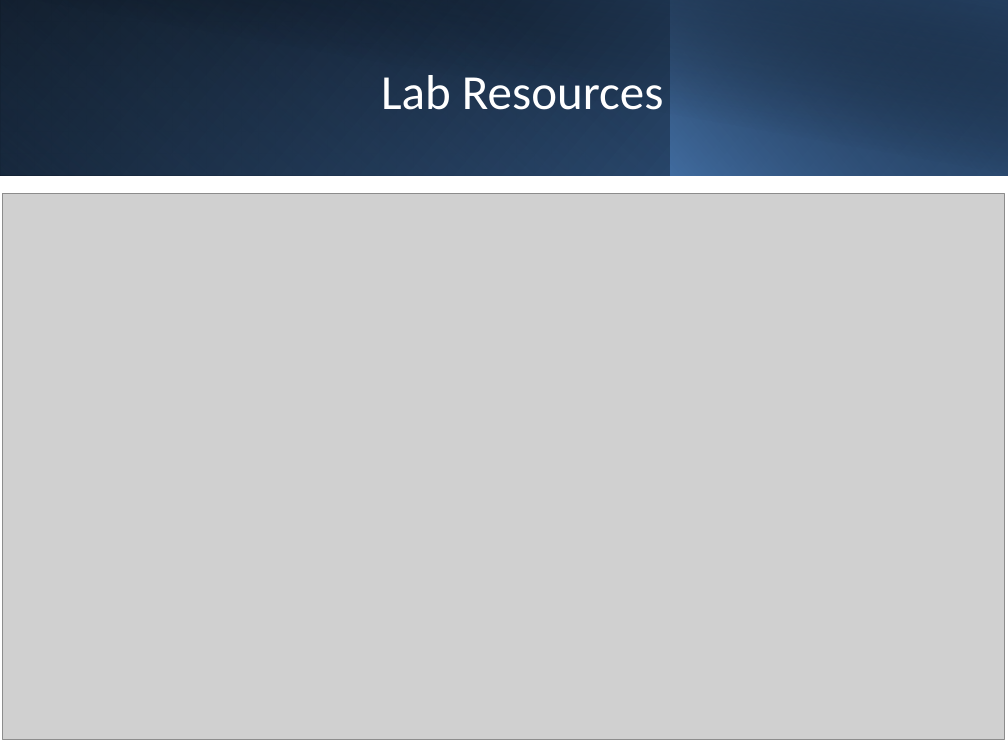
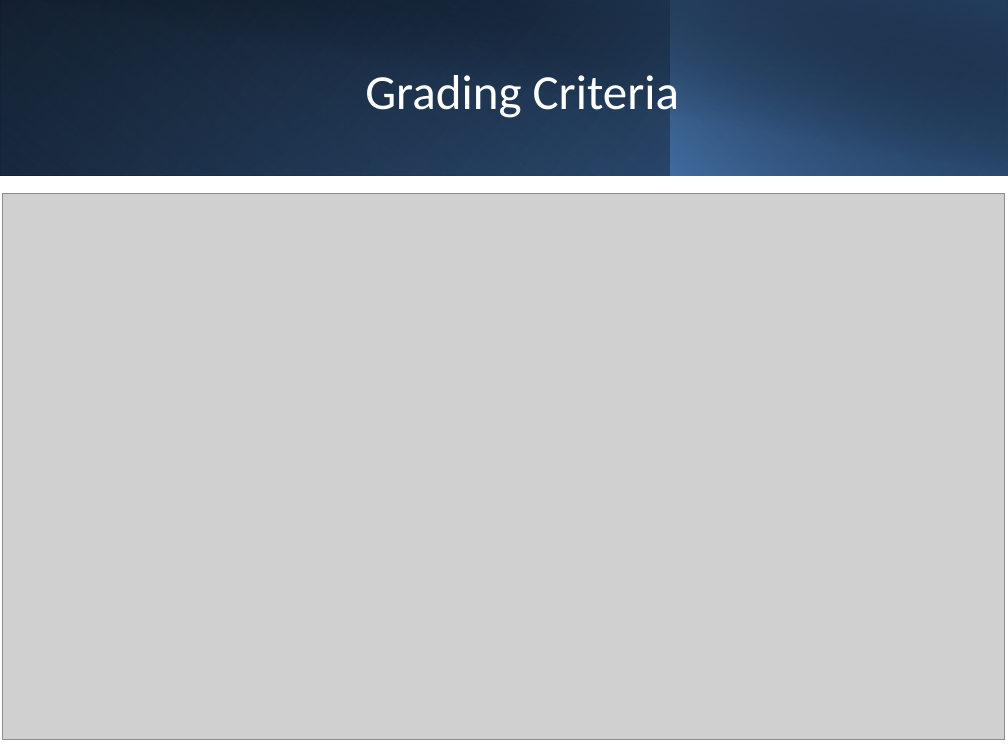
Before and after one commit to BYU-ITC-515R-ACT/byu-itc-515r-act.github.io, a slide deck: slide 7 of lectureSlides/lecture1.pptx. Drawn at 1008x756 pixels with LibreOffice and Linux fonts; fonts in the diff are those of the drawing; grey boxes stand for pictures. Boxes give left, top, right and bottom in pixels: in the first picture for what was removed or moved away, otherwise in the second. Text is boxed around its words. In the diff, an @@ line names an element or a change of style, - is before the commit and + after.

```diff
--- a/lectureSlides/lecture1.pptx
+++ b/lectureSlides/lecture1.pptx
@@ title at (x1=365, y1=75, x2=679, y2=120): text changed @@
-Lab Resources
+Grading Criteria
```
Also in this commit, not shown: 2 other slides changed.
